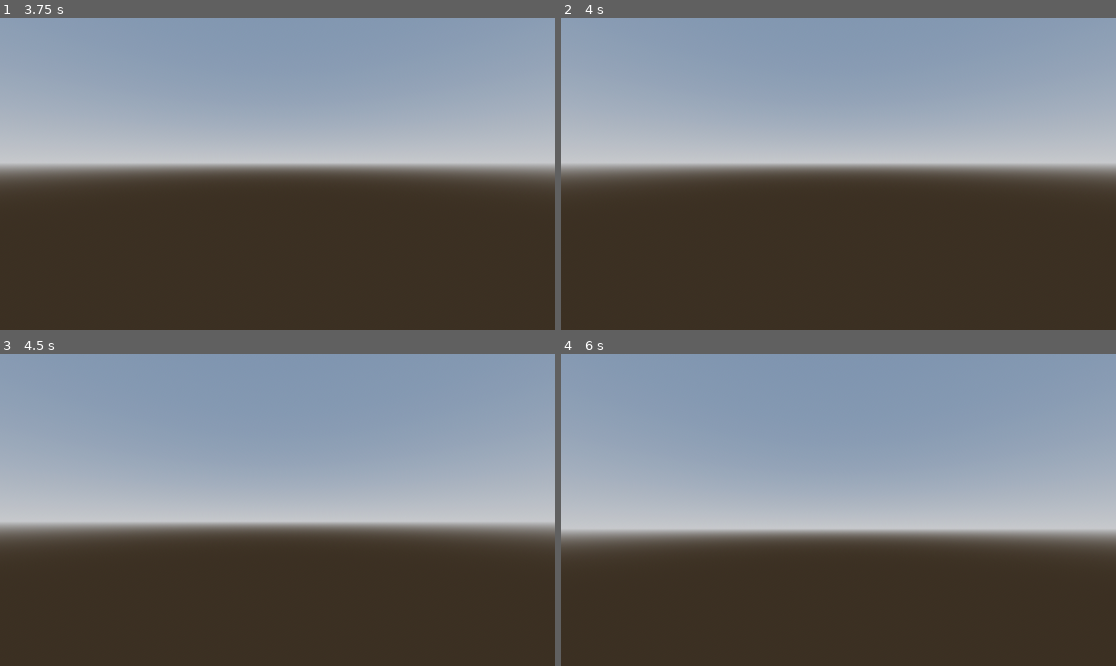
Above: before the commit, frames 1-4 (two rows, left to right).
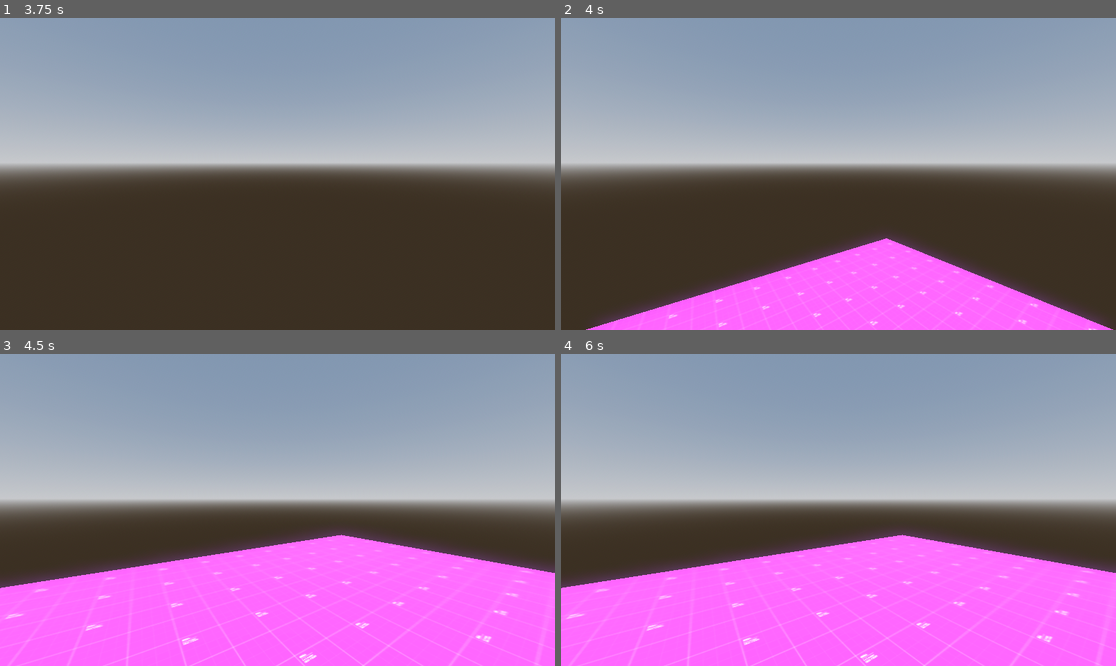
Above: after the commit, the same moments.

Repository: Rain-Gayming/Stalkout
Game: Godot game, scene res://Scenes/World/World.tscn
The game is run twice, just before and just after one commit, with the same random seed, the same clock (stepped at 60 frames per second) and the same inputs.
Inputs (mouse positions are in pixels of both pictures, inside the frame that each line leads up to):
- Up to frame 1 (3.75 s): tap Enter at 0.5, 2.75 s; move the mouse to (305, 174) at 0.52 s; hold W (forward) from 0.53 s (still down); tap Shift (sprint) at 0.6, 1.55, 2.85, 3.6 s; tap Space (jump) at 0.77, 0.8, 1.07, 1.35, 1.52, 1.82, 2, 2.3, 3.02, 3.32, 3.5 s; move the mouse to (249, 174) at 1.27 s; move the mouse to (288, 167) at 2.02 s; tap Ctrl (crouch) at 2.1 s; move the mouse to (271, 180) at 2.77 s; move the mouse to (316, 177) at 3.52 s
- Up to frame 2 (4 s): keep holding W (forward); tap Space (jump) at 3.77, 3.8 s
- Up to frame 3 (4.5 s): keep holding W (forward); tap Space (jump) at 4.07, 4.35 s; tap Escape (pause, bound only after the commit) at 4.15 s; move the mouse to (233, 506) at 4.27 s
- Up to frame 4 (6 s): tap Space (jump) at 4.52, 4.82, 5.3, 5.75 s; tap Shift (sprint) at 4.55, 5.85 s; tap Enter at 5 s; move the mouse to (844, 510) at 5.02 s; tap Ctrl (crouch) at 5.1 s; move the mouse to (816, 503) at 5.77 s; release W (forward) at 5.78 s; hold D (right) from 5.78 s (still down)

Frame 1 is identical in both runs. In frame 2, 15% of the frame differs, in the area x 4-100%, y 69-100%; in frame 3, 47%; in frame 4, 52%, in the area x 0-100%, y 40-100%.

Commit message:
Pausing, cant drop below the map

Diff:
--- a/Scenes/Player/player.tscn
+++ b/Scenes/Player/player.tscn
@@ -8,8 +8,9 @@
 
 [sub_resource type="CapsuleMesh" id="CapsuleMesh_3iei4"]
 
-[node name="Player" type="CharacterBody3D"]
+[node name="Player" type="CharacterBody3D" node_paths=PackedStringArray("cursorManager")]
 script = ExtResource("1_xtxbh")
+cursorManager = NodePath("CursorManager")
 normalScale = Vector3(1, 1, 1)
 crouchScale = Vector3(1, 0.65, 1)
 staminaRegen = 12.0
@@ -18,10 +19,11 @@
 [node name="Collision" type="CollisionShape3D" parent="."]
 shape = SubResource("CapsuleShape3D_yysl2")
 
-[node name="Head" type="Node3D" parent="." node_paths=PackedStringArray("body")]
+[node name="Head" type="Node3D" parent="." node_paths=PackedStringArray("body", "cursorManager")]
 transform = Transform3D(1, 0, 0, 0, 1, 0, 0, 0, 1, 0, 0.708611, 0)
 script = ExtResource("2_ftnmb")
 body = NodePath("..")
+cursorManager = NodePath("../CursorManager")
 
 [node name="Camera" type="Camera3D" parent="Head"]
 
--- a/Scripts/Player/Camera/camera.gd
+++ b/Scripts/Player/Camera/camera.gd
@@ -2,13 +2,15 @@
 
 @export_category("References")
 @export var body : Node3D
+@export var cursorManager : CursorManager
 
 @export_category("Camera Sensitivity")
 @export var mouseSensX : float = 0.4
 @export var mouseSensY : float = 0.4
 
 func _input(event):
-	if event is InputEventMouseMotion:
-		body.rotate_y(deg_to_rad(-event.relative.x * mouseSensX))
-		rotate_x(deg_to_rad(-event.relative.y * mouseSensY))
-		rotation.x = clamp(rotation.x, deg_to_rad(-80), deg_to_rad(80))
+	if !cursorManager.isPaused:
+		if event is InputEventMouseMotion:
+			body.rotate_y(deg_to_rad(-event.relative.x * mouseSensX))
+			rotate_x(deg_to_rad(-event.relative.y * mouseSensY))
+			rotation.x = clamp(rotation.x, deg_to_rad(-80), deg_to_rad(80))
--- a/Scripts/Player/CursorManager.gd
+++ b/Scripts/Player/CursorManager.gd
@@ -1,6 +1,16 @@
 extends Node
+class_name CursorManager
 
+@export var isPaused : bool = false
 
 # Called when the node enters the scene tree for the first time.
 func _ready():
 	Input.set_mouse_mode(Input.MOUSE_MODE_CAPTURED)
+
+func _process(delta):
+	if Input.is_action_just_pressed("pause"):
+		isPaused = !isPaused
+		if(isPaused):
+			Input.set_mouse_mode(Input.MOUSE_MODE_VISIBLE)
+		else:
+			Input.set_mouse_mode(Input.MOUSE_MODE_CAPTURED)
--- a/Scripts/Player/player.gd
+++ b/Scripts/Player/player.gd
@@ -6,6 +6,9 @@
 	run,
 	sprint
 }
+
+@export_category("References")
+@export var cursorManager : CursorManager
 
 @export_category("Movement")
 @export var currentMoveType : MoveType
@@ -37,17 +40,24 @@
 	currentStamina = maxStamina
 
 func _process(delta):
-	moveTypeDetection()
 
-	if currentMoveType == MoveType.sprint and direction != Vector3.ZERO:
-		currentStamina -= staminaDepletion * delta
-		currentStamina = clamp(currentStamina, 0, maxStamina)
+	if !cursorManager.isPaused:
+		moveTypeDetection()
 
-		if currentStamina <= 0:
-			changeMoveType(MoveType.run)
-	elif currentStamina < maxStamina and direction == Vector3.ZERO:
-		currentStamina += staminaRegen * delta
-		currentStamina = clamp(currentStamina, 0, maxStamina)
+		if currentMoveType == MoveType.sprint and direction != Vector3.ZERO:
+			currentStamina -= staminaDepletion * delta
+			currentStamina = clamp(currentStamina, 0, maxStamina)
+
+			if currentStamina <= 0:
+				changeMoveType(MoveType.run)
+		elif currentStamina < maxStamina and direction == Vector3.ZERO:
+			currentStamina += staminaRegen * delta
+			currentStamina = clamp(currentStamina, 0, maxStamina)
+
+		#detects if the player is below the map
+		if position.y <= -10:
+			position = Vector3.ZERO
+			position.y = 5
 
 func moveTypeDetection():
 	if Input.is_action_just_pressed("crouch"):
@@ -74,15 +84,17 @@
 		currentSpeed = sprintSpeed
 
 func _physics_process(delta):
-	#gravity
-	if not is_on_floor():
-		velocity.y -= gravity * delta
 
-	#jumping
-	if Input.is_action_just_pressed("jump") and is_on_floor():
-		velocity.y += jumpHeight
+	if !cursorManager.isPaused:
+		#gravity
+		if not is_on_floor():
+			velocity.y -= gravity * delta
 
-	move()
+		#jumping
+		if Input.is_action_just_pressed("jump") and is_on_floor():
+			velocity.y += jumpHeight
+
+		move()
 
 func move():
 	#input direction
--- a/project.godot
+++ b/project.godot
@@ -52,3 +52,8 @@
 "events": [Object(InputEventKey,"resource_local_to_scene":false,"resource_name":"","device":-1,"window_id":0,"alt_press …(182 unchanged characters)…
 ]
 }
+pause={
+"deadzone": 0.5,
+"events": [Object(InputEventKey,"resource_local_to_scene":false,"resource_name":"","device":-1,"window_id":0,"alt_pressed":false,"shift_pressed":false,"ctrl_pressed":false,"meta_pressed":false,"pressed":false,"keycode":0,"physical_keycode":4194305,"key_label":0,"unicode":0,"echo":false,"script":null)
+]
+}
